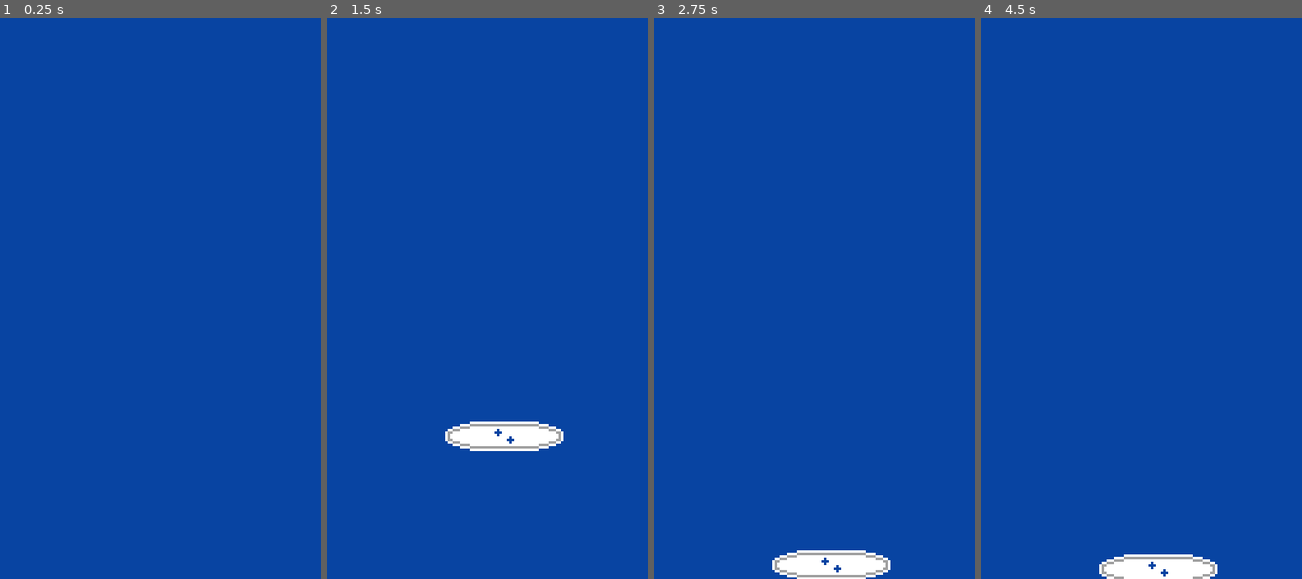
Above: before the commit, frames 1-4 (left to right).
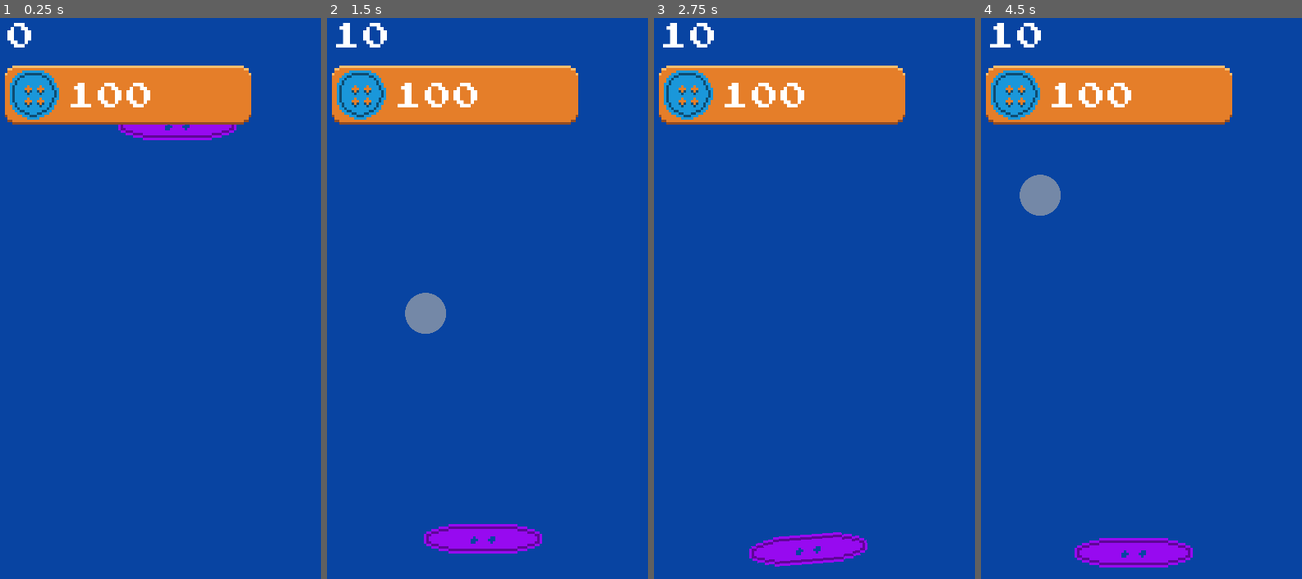
Above: after the commit, the same moments.

Repository: Ajver/Knobies
Game: Godot game, scene res://Game/Game.tscn
Same seed, same stepped clock (60 frames per second), same inputs: the game is played once before the commit and once after it.
Inputs (mouse positions are in pixels of both pictures, inside the frame that each line leads up to):
- Up to frame 1 (0.25 s): no input
- Up to frame 2 (1.5 s): move the mouse to (590, 253) at 0.52 s; click (590, 253) at 0.67 s; move the mouse to (426, 315) at 1.27 s; click (426, 315) at 1.42 s
- Up to frame 3 (2.75 s): move the mouse to (872, 152) at 2.02 s; click (872, 152) at 2.17 s
- Up to frame 4 (4.5 s): move the mouse to (1138, 399) at 2.77 s; click (1138, 399) at 2.92 s; tap Enter at 3.5 s; move the mouse to (1276, 371) at 3.52 s; click (1276, 371) at 3.67 s; tap Space at 4.25 s; move the mouse to (1038, 197) at 4.27 s; click (1038, 197) at 4.42 s

The runs differ from the first frame. In frame 1, 9.0% of the frame differs, in the area x 1-79%, y 0-22%; in frame 2, 12%, in the area x 1-79%, y 0-96%; in frame 3, 11%; in frame 4, 12%.

Commit message:
Finish base of game + Export

Diff:
--- /dev/null
+++ b/Fonts/Font_14.tres
@@ -0,0 +1,7 @@
+[gd_resource type="DynamicFont" load_steps=2 format=2]
+
+[ext_resource path="res://Fonts/joystix.monospace.ttf" type="DynamicFontData" id=1]
+
+[resource]
+size = 14
+font_data = ExtResource( 1 )
--- a/Game/Game.gd
+++ b/Game/Game.gd
@@ -1,4 +1,4 @@
-extends Node2D
+extends Control
 
 func _input(event):
 	if Input.is_action_just_pressed("exit_game"):
--- a/Game/Game.tscn
+++ b/Game/Game.tscn
@@ -1,58 +1,105 @@
-[gd_scene load_steps=6 format=2]
+[gd_scene load_steps=10 format=2]
 
 [ext_resource path="res://Game/Game.gd" type="Script" id=1]
-[ext_resource path="res://Knobs/KnobsManager.tscn" type="PackedScene" id=2]
+[ext_resource path="res://Game/UI/UI.gd" type="Script" id=2]
+[ext_resource path="res://Fonts/Font_14.tres" type="DynamicFont" id=3]
+[ext_resource path="res://Game/UI/buy_knob_btn.png" type="Texture" id=4]
+[ext_resource path="res://Game/Walls.gd" type="Script" id=5]
+[ext_resource path="res://Knobs/KnobsManager.tscn" type="PackedScene" id=6]
 
-[sub_resource type="PhysicsMaterial" id=3]
+[sub_resource type="PhysicsMaterial" id=1]
+friction = 0.5
 bounce = 0.15
 
-[sub_resource type="RectangleShape2D" id=1]
-extents = Vector2( 15, 180 )
+[sub_resource type="RectangleShape2D" id=2]
+extents = Vector2( 75, 195 )
 
-[sub_resource type="RectangleShape2D" id=2]
-extents = Vector2( 110, 15 )
+[sub_resource type="RectangleShape2D" id=3]
+extents = Vector2( 220, 70 )
 
-[node name="Game" type="Node2D"]
+[node name="Game" type="Control"]
+anchor_right = 1.0
+anchor_bottom = 1.0
 script = ExtResource( 1 )
 
-[node name="ColorRect" type="ColorRect" parent="."]
-margin_right = 40.0
-margin_bottom = 40.0
+[node name="DarkBackground" type="ColorRect" parent="."]
+anchor_right = 1.0
+anchor_bottom = 1.0
 rect_min_size = Vector2( 160, 240 )
+color = Color( 0.0196078, 0.176471, 0.423529, 1 )
+
+[node name="LightBackground" type="ColorRect" parent="."]
+anchor_right = 1.0
+anchor_bottom = 1.0
+rect_min_size = Vector2( 150, 230 )
 color = Color( 0.0313726, 0.266667, 0.635294, 1 )
 
-[node name="UI" type="Control" parent="."]
-anchor_right = 1.0
-anchor_bottom = 1.0
-margin_top = -0.463303
-margin_right = 160.0
-margin_bottom = 239.537
+[node name="UI" type="Node2D" parent="."]
+z_index = 100
+z_as_relative = false
+script = ExtResource( 2 )
 
 [node name="MarginContainer" type="MarginContainer" parent="UI"]
 anchor_right = 1.0
-custom_constants/margin_right = 20
-custom_constants/margin_top = 20
-custom_constants/margin_left = 20
-custom_constants/margin_bottom = 20
+margin_bottom = 20.0
+rect_min_size = Vector2( 160, 0 )
+custom_constants/margin_right = 10
+custom_constants/margin_top = 10
+custom_constants/margin_left = 10
+custom_constants/margin_bottom = 10
 
-[node name="Walls" type="StaticBody2D" parent="."]
-editor/display_folded = true
-physics_material_override = SubResource( 3 )
+[node name="VBoxContainer" type="VBoxContainer" parent="UI/MarginContainer"]
+margin_left = 10.0
+margin_top = 10.0
+margin_right = 150.0
+margin_bottom = 31.0
 
-[node name="CollisionShape2D" type="CollisionShape2D" parent="Walls"]
-position = Vector2( -15, 90 )
-shape = SubResource( 1 )
+[node name="Score" type="Label" parent="UI/MarginContainer/VBoxContainer"]
+margin_right = 140.0
+margin_bottom = 17.0
+custom_fonts/font = ExtResource( 3 )
+text = "0"
+uppercase = true
 
-[node name="CollisionShape2D2" type="CollisionShape2D" parent="Walls"]
-position = Vector2( 175, 90 )
-shape = SubResource( 1 )
+[node name="Control" type="Control" parent="UI/MarginContainer/VBoxContainer"]
+margin_top = 21.0
+margin_right = 140.0
+margin_bottom = 21.0
 
-[node name="CollisionShape2D3" type="CollisionShape2D" parent="Walls"]
-position = Vector2( 80, -75 )
+[node name="BuyKnobBtn" type="TouchScreenButton" parent="UI/MarginContainer/VBoxContainer/Control"]
+position = Vector2( 0, 0.463303 )
+normal = ExtResource( 4 )
+
+[node name="KnobPrice" type="Label" parent="UI/MarginContainer/VBoxContainer/Control/BuyKnobBtn"]
+margin_left = 25.0
+margin_right = 64.0
+margin_bottom = 24.0
+custom_fonts/font = ExtResource( 3 )
+text = "100"
+valign = 1
+
+[node name="World" type="Node2D" parent="."]
+
+[node name="Walls" type="StaticBody2D" parent="World"]
+physics_material_override = SubResource( 1 )
+script = ExtResource( 5 )
+
+[node name="CollisionShape2D" type="CollisionShape2D" parent="World/Walls"]
+position = Vector2( -70, 120 )
 shape = SubResource( 2 )
 
-[node name="CollisionShape2D4" type="CollisionShape2D" parent="Walls"]
-position = Vector2( 80, 255 )
+[node name="CollisionShape2D2" type="CollisionShape2D" parent="World/Walls"]
+position = Vector2( 230, 120 )
 shape = SubResource( 2 )
 
-[node name="KnobsManager" parent="." instance=ExtResource( 2 )]
+[node name="CollisionShape2D3" type="CollisionShape2D" parent="World/Walls"]
+position = Vector2( 80, -65 )
+shape = SubResource( 3 )
+
+[node name="CollisionShape2D4" type="CollisionShape2D" parent="World/Walls"]
+position = Vector2( 85, 305 )
+shape = SubResource( 3 )
+
+[node name="KnobsManager" parent="World" instance=ExtResource( 6 )]
+position = Vector2( 80, 50 )
+[connection signal="pressed" from="UI/MarginContainer/VBoxContainer/Control/BuyKnobBtn" to="UI" method="_on_BuyKnobBtn_pressed"]
--- /dev/null
+++ b/Game/UI/UI.gd
@@ -0,0 +1,28 @@
+extends Node2D
+
+onready var score_label = find_node("Score")
+onready var knob_price_label = find_node("KnobPrice")
+onready var knobs_manager = get_node("/root/Game").find_node("KnobsManager")
+
+func _ready():
+	GameData.connect("knob_price_changed", self, "update_knob_price_label")
+	GameData.connect("score_changed", self, "update_score_label")
+
+func update_score_label() -> void:
+	score_label.text = make_string(GameData.score)
+
+func update_knob_price_label() -> void:
+	knob_price_label.text = make_string(GameData.knob_price)
+
+func make_string(number:int) -> String:
+	if number < 1000:
+		return str(number)
+	elif number < 1000000:
+		return str(floor(number/100)/10.0, "k")
+	else:
+		return str(floor(number/100000)/10.0, "m")
+
+func _on_BuyKnobBtn_pressed():
+	if GameData.can_buy_knob():
+		GameData.on_knob_buy()
+		knobs_manager.spawn_knob()
--- /dev/null
+++ b/Game/Walls.gd
@@ -0,0 +1,8 @@
+extends StaticBody2D
+
+
+func _ready():
+    get_tree().get_root().connect("size_changed", self, "on_window_resize")
+
+func on_window_resize():
+    print("Resizing: ", get_viewport_rect().size)
--- /dev/null
+++ b/Knobs/Hitter.gd
@@ -0,0 +1,47 @@
+extends Node2D
+
+onready var hit_area_sprite = $HitAreaSprite
+onready var scale_tween = $ScaleTween
+onready var alpha_tween = $AlphaTween
+
+var radius : float = 50
+var radius_sqr : float = radius * radius
+var strength : float = 1000
+
+func hit(hit_position:Vector2, knobs_array:Array) -> void:
+	global_position = hit_position
+	run_animations()
+
+	var knobs_in_range : Array = []
+
+	for knob in knobs_array:
+		var diff : Vector2 = knob.global_position - hit_position
+		var dist_sqr : float = diff.length_squared()
+		if dist_sqr <= radius_sqr:
+			dist_sqr = max(dist_sqr, 1.0)
+
+			var hit_str : float = strength / sqrt(dist_sqr)
+			var force_vector : Vector2 = diff.normalized() * hit_str
+
+			knobs_in_range.push_back({0:knob, 1:force_vector})
+
+	for knob_dict in knobs_in_range:
+		var knob = knob_dict[0]
+		var force_vector = knob_dict[1]
+		knob.on_hit(force_vector * knobs_in_range.size())
+
+	GameData.add_score(knobs_in_range.size() * knobs_in_range.size() * 10)
+
+func run_animations() -> void:
+	var animation_duration = 0.2;
+	var texture_width : float = hit_area_sprite.texture.get_width()
+	var target_sprite_scale : float = radius / texture_width
+
+	alpha_tween.interpolate_property(self, "modulate", hit_area_sprite.modulate, Color(0, 0, 0, 0), animation_duration, Tween.TRANS_LINEAR, Tween.EASE_OUT)
+	alpha_tween.start()
+
+	scale_tween.interpolate_property(hit_area_sprite, "scale", Vector2(0, 0), Vector2(target_sprite_scale, target_sprite_scale), animation_duration, Tween.TRANS_LINEAR, Tween.EASE_OUT)
+	scale_tween.start()
+
+func _on_Tween_tween_all_completed():
+	queue_free()
--- /dev/null
+++ b/Knobs/Hitter.tscn
@@ -0,0 +1,16 @@
+[gd_scene load_steps=3 format=2]
+
+[ext_resource path="res://Knobs/Hitter.gd" type="Script" id=1]
+[ext_resource path="res://Knobs/circle.png" type="Texture" id=2]
+
+[node name="Hitter" type="Node2D"]
+script = ExtResource( 1 )
+
+[node name="HitAreaSprite" type="Sprite" parent="."]
+texture = ExtResource( 2 )
+
+[node name="ScaleTween" type="Tween" parent="."]
+
+[node name="AlphaTween" type="Tween" parent="."]
+[connection signal="tween_all_completed" from="ScaleTween" to="." method="_on_Tween_tween_all_completed"]
+[connection signal="tween_all_completed" from="AlphaTween" to="." method="_on_Tween_tween_all_completed"]
--- a/Knobs/Knob.gd
+++ b/Knobs/Knob.gd
@@ -1,4 +1,18 @@
 extends RigidBody2D
 
-func on_hit(strength):
-	pass
+var max_speed = 200
+var max_speed_sqr = max_speed*max_speed
+
+func _ready():
+	var sprite = get_node("Sprite")
+	sprite.texture = GameData.get_random_knob_sprite()
+	sprite.modulate = GameData.get_random_knob_color()
+
+func on_hit(force:Vector2) -> void:
+	apply_central_impulse(force)
+	fix_velocity()
+
+func fix_velocity() -> void:
+	if get_linear_velocity().length_squared() > max_speed_sqr:
+		var new_velocity = get_linear_velocity().normalized() * max_speed
+		set_linear_velocity(new_velocity)
--- a/Knobs/Knob.tscn
+++ b/Knobs/Knob.tscn
@@ -3,18 +3,24 @@
 [ext_resource path="res://Knobs/Knob.gd" type="Script" id=1]
 [ext_resource path="res://Knobs/knob1.png" type="Texture" id=2]
 
-[sub_resource type="PhysicsMaterial" id=2]
-bounce = 0.15
+[sub_resource type="PhysicsMaterial" id=1]
+friction = 0.3
+bounce = 0.25
 
-[sub_resource type="RectangleShape2D" id=1]
-extents = Vector2( 23, 4 )
+[sub_resource type="CapsuleShape2D" id=2]
+radius = 6.0
+height = 36.0
 
 [node name="Knob" type="RigidBody2D"]
-physics_material_override = SubResource( 2 )
+mass = 2.04082
+physics_material_override = SubResource( 1 )
+continuous_cd = 1
+can_sleep = false
 script = ExtResource( 1 )
 
 [node name="Sprite" type="Sprite" parent="."]
 texture = ExtResource( 2 )
 
 [node name="CollisionShape2D" type="CollisionShape2D" parent="."]
-shape = SubResource( 1 )
+rotation = 1.5708
+shape = SubResource( 2 )
--- a/Knobs/KnobsManager.gd
+++ b/Knobs/KnobsManager.gd
@@ -1,18 +1,23 @@
 extends Position2D
 
 var Knob = preload("res://Knobs/Knob.tscn")
+var Hitter = preload("res://Knobs/Hitter.tscn")
 
-func _ready():
+onready var game = get_node("/root/Game")
+onready var ui = game.find_node("UI")
+
+func _ready() -> void:
 	spawn_knob()
 
-func spawn_knob():
+func spawn_knob() -> void:
 	var knob = Knob.instance()
 	call_deferred("add_child", knob)
 
-func _input(event):
+func _input(event) -> void:
 	if event is InputEventScreenTouch and event.is_pressed():
-		screen_hit(event.position)
+		on_screen_hit(event.position)
 
-func screen_hit(position):
-
-	print(position)
+func on_screen_hit(position) -> void:
+	var hitter = Hitter.instance()
+	game.call_deferred("add_child", hitter)
+	hitter.call_deferred("hit", position, get_children())
--- /dev/null
+++ b/Scripts/GameData.gd
@@ -0,0 +1,46 @@
+extends Node
+
+signal score_changed
+signal knob_price_changed
+
+var score : int = 0
+var knob_price : int = 100
+
+const KNOBS_COLORS = [
+	Color8(255, 200, 3),
+	Color8(8, 150, 3),
+	Color8(242, 124, 5),
+	Color8(30, 214, 205),
+	Color8(151, 10, 240),
+	Color8(194, 12, 179),
+	Color8(191, 10, 88),
+	Color8(183, 219, 22),
+]
+
+const KNOBS_SPRITES = [
+	preload("res://Knobs/knob1.png"),
+	preload("res://Knobs/knob2.png"),
+	preload("res://Knobs/knob3.png")
+]
+
+static func add_score(additional_score:int) -> void:
+	GameData.score += additional_score
+	GameData.emit_signal("score_changed")
+
+static func can_buy_knob() -> bool:
+	return GameData.score >= GameData.knob_price
+
+static func get_random_knob_color() -> Color:
+	return get_random_element_from_array(GameData.KNOBS_COLORS)
+
+static func get_random_knob_sprite() -> Color:
+	return get_random_element_from_array(GameData.KNOBS_SPRITES)
+
+static func get_random_element_from_array(array:Array):
+	var idx : int = randi() % array.size()
+	return array[idx]
+
+static func on_knob_buy() -> void:
+	GameData.add_score(-GameData.knob_price)
+	GameData.knob_price *= 2
+	GameData.emit_signal("knob_price_changed")
--- a/project.godot
+++ b/project.godot
@@ -18,6 +18,10 @@
 config/name="Knobies"
 run/main_scene="res://Game/Game.tscn"
 config/icon="res://icon.png"
+
+[autoload]
+
+GameData="*res://Scripts/GameData.gd"
 
 [display]
 
@@ -42,7 +46,8 @@
 
 [physics]
 
-2d/default_gravity=200
+2d/thread_model=2
+2d/default_gravity=196
 
 [rendering]
 
Not shown, added: Export/index.png.import
Binary file added: Game/UI/buy_knob_btn.png
Not shown, added: Game/UI/buy_knob_btn.png.import
Binary file added: Game/UI/knob_icon.png
Not shown, added: Game/UI/knob_icon.png.import
Binary file added: Knobs/circle.png
Not shown, added: Knobs/circle.png.import
Binary file removed: Knobs/knob_icon.png
Not shown, removed: Knobs/knob_icon.png.import
Not shown, added: export_presets.cfg
Not shown, added: Export/Knobies.apk
Not shown, added: Export/index.html
(and 4 more such lines)
